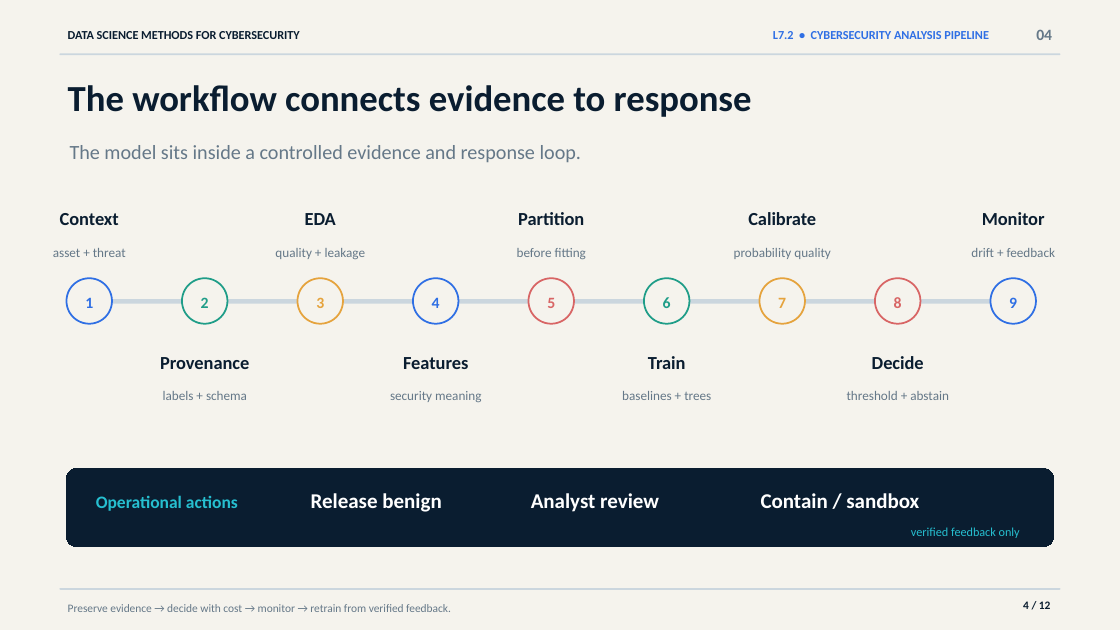
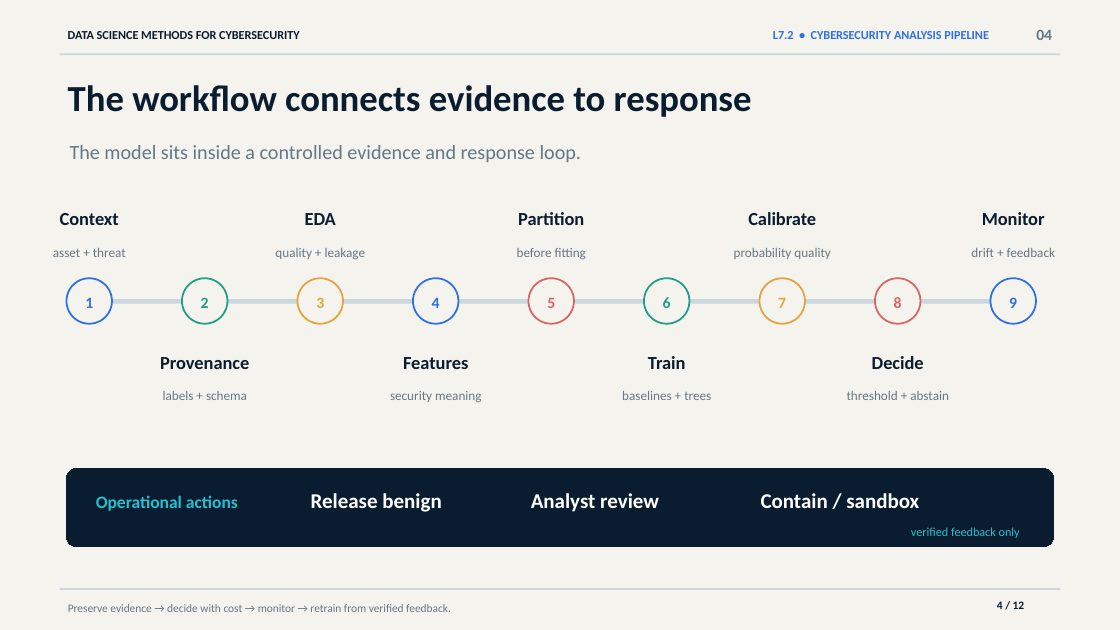
Before and after one commit to Saed-Abdalgani/Malicious-PDF-detector, a slide deck: slide 4 of output/presentation/malicious_pdf_detector_final_presentation.pptx. Drawn at 1120x630 pixels with LibreOffice and Linux fonts; fonts in the diff are those of the drawing. Boxes give left, top, right and bottom in pixels: in the first picture for what was removed or moved away, otherwise in the second. Text is boxed around its words. In the diff, an @@ line names an element or a change of style, - is before the commit and + after.

```diff
--- a/output/presentation/malicious_pdf_detector_final_presentation.pptx
+++ b/output/presentation/malicious_pdf_detector_final_presentation.pptx
@@ text "4 / 12" moved from (x1=1023, y1=601, x2=1051, y2=609) to (x1=997, y1=601, x2=1025, y2=609) @@
```
Also in this commit, not shown: 10 other slides changed, 2 other files.
